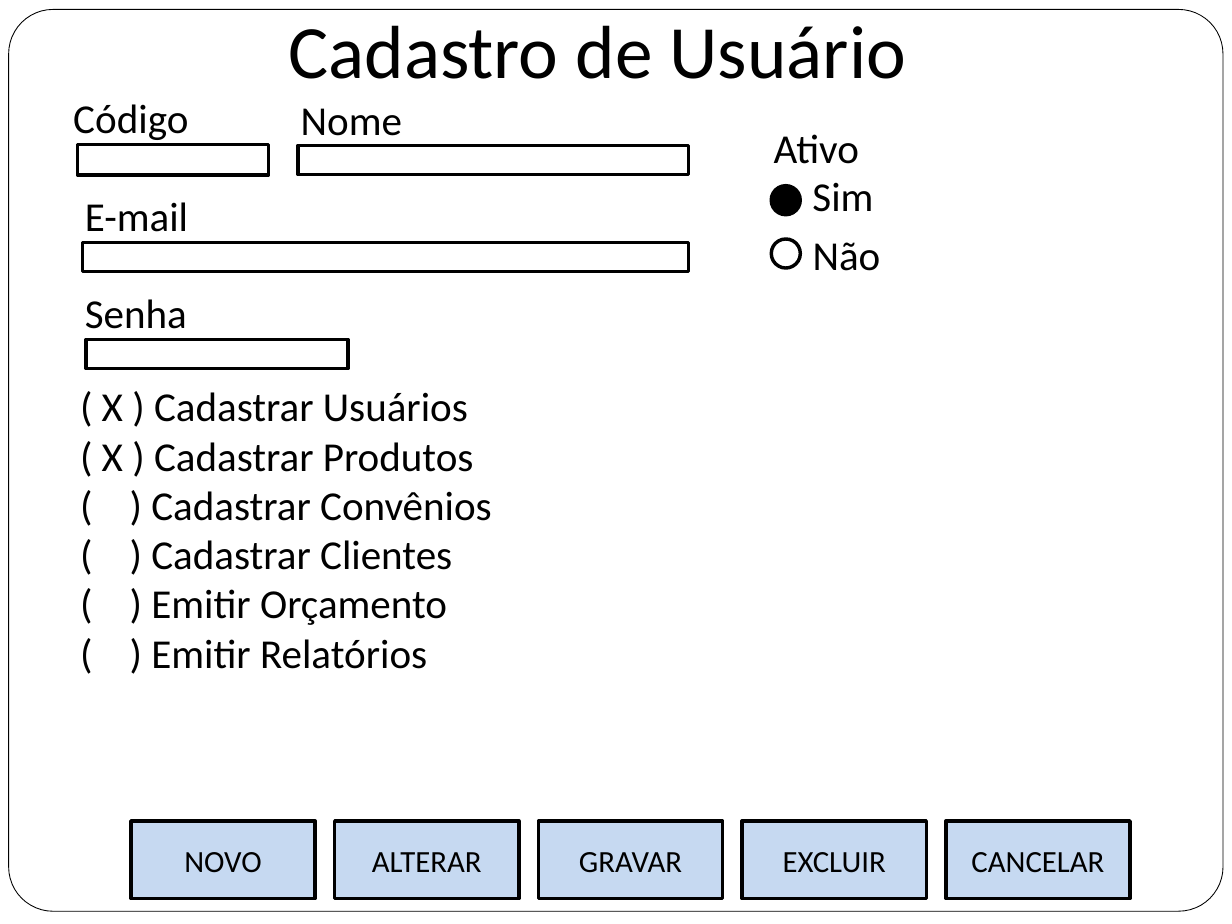
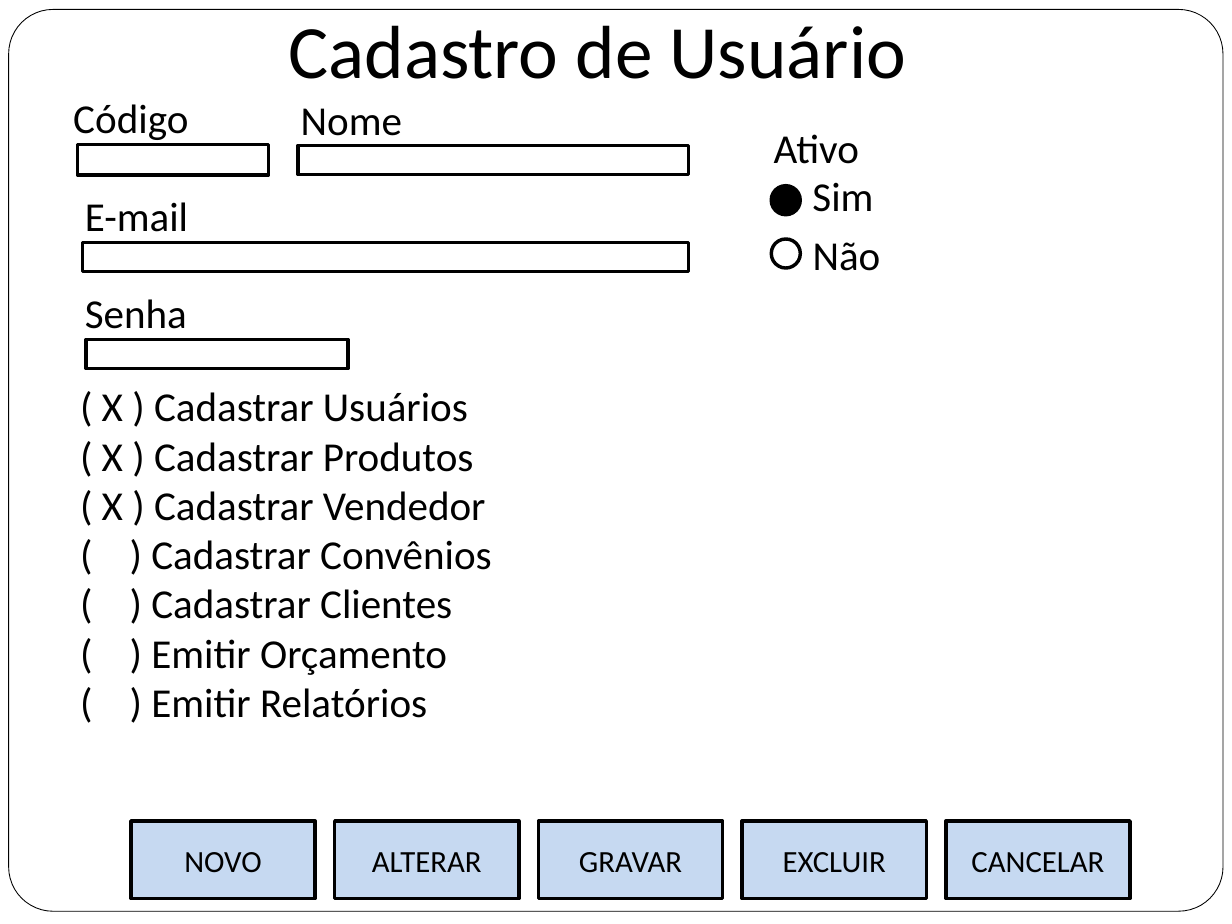
Before and after one commit to flaviochagas/PosGrupo4, a slide deck: slide 3 of Site/site/documentos/prototipos.pptx. Drawn at 1232x924 pixels with LibreOffice and Linux fonts; fonts in the diff are those of the drawing. Boxes give left, top, right and bottom in pixels: in the first picture for what was removed or moved away, otherwise in the second. Text is boxed around its words. In the diff, an @@ line names an element or a change of style, - is before the commit and + after.

Commit message:
Prototipo
Criado cad. vendedor.
adicinado campos de código. e simbolo para dizer que o campo é combo
para seleção de opçoes.

```diff
--- a/Site/site/documentos/prototipos.pptx
+++ b/Site/site/documentos/prototipos.pptx
@@ text at box(102, 491, 486, 521): paragraph added @@
+( X ) Cadastrar Vendedor
```
Also in this commit, not shown: 5 other slides changed, 1 slide added, 1 other file.
